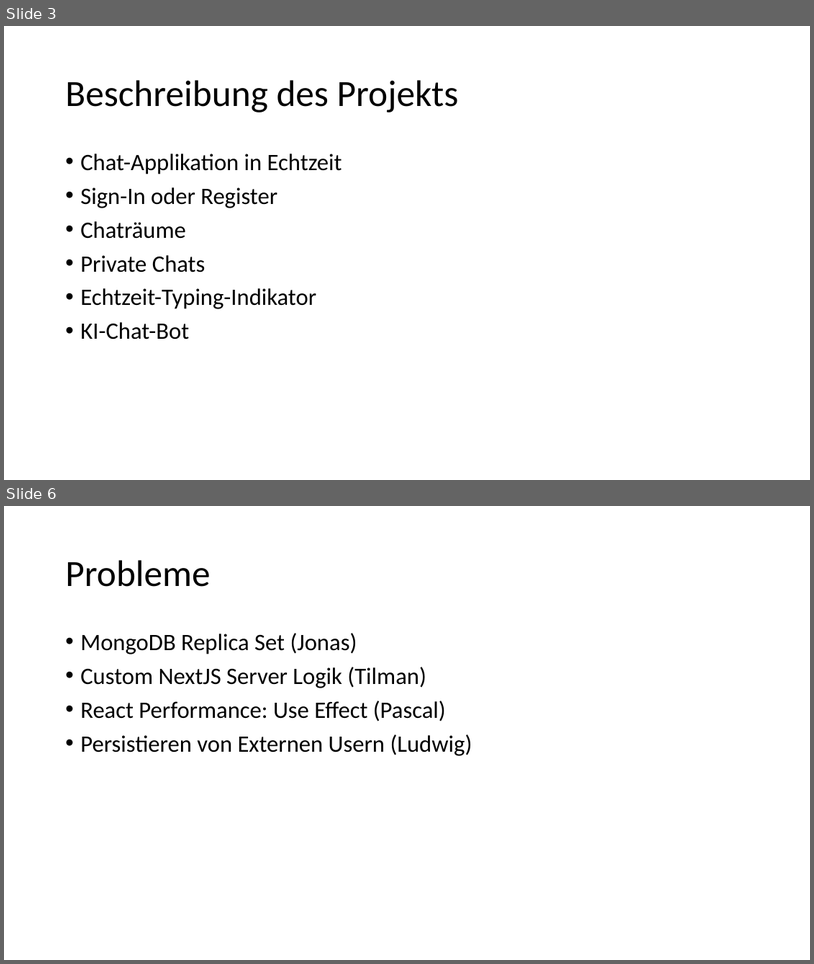
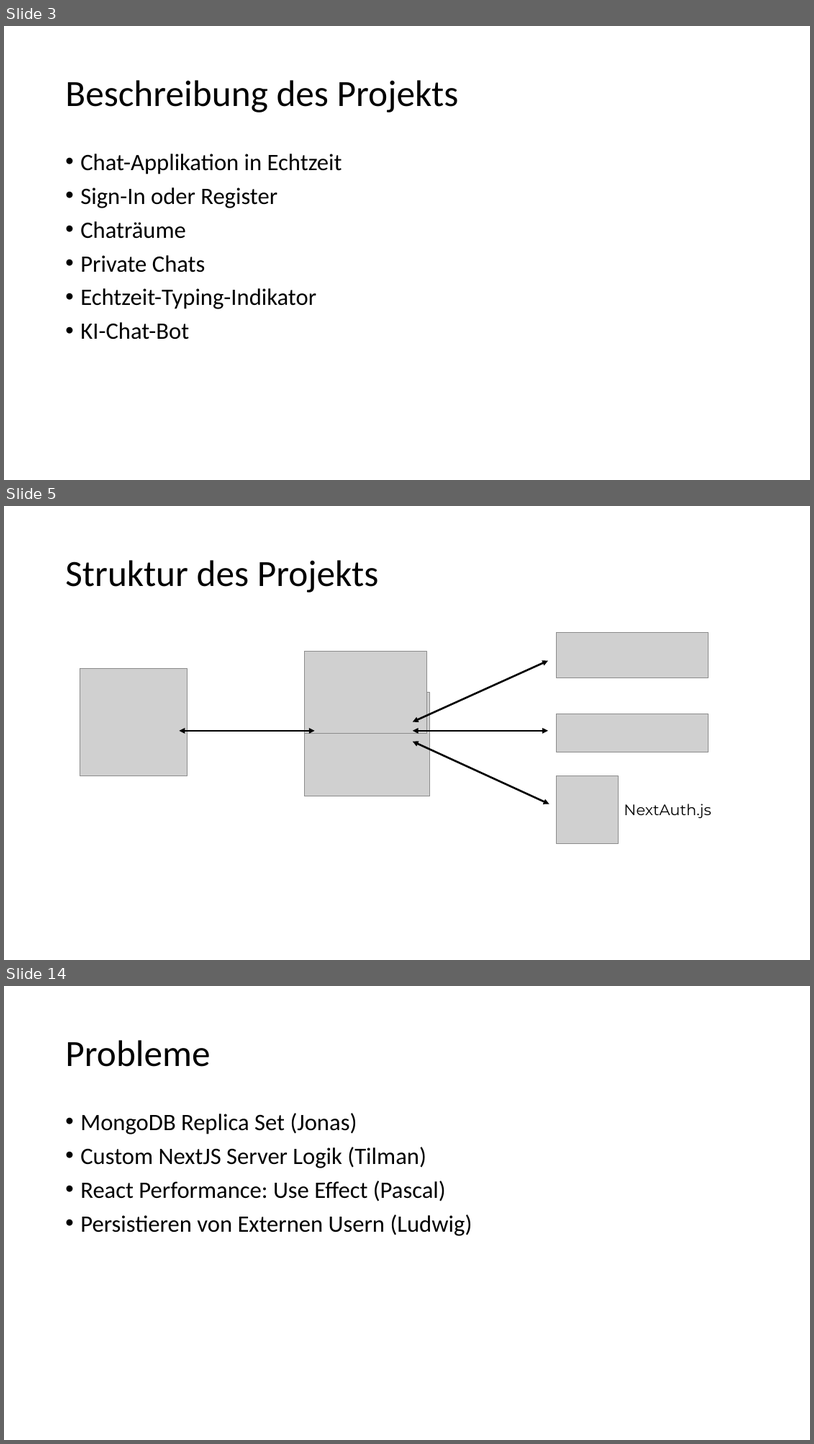
Before and after one commit to RocordJavaScript2023/realtime, a slide deck: presentation/realtime.pptx. Shown one above the other, each under a label of ours: slides 3 and 6 before the commit, slides 3, 5 and 14 after it; the slides between them are not shown. The pictures are 814x964 and 814x1444 pixels, drawn with LibreOffice and Linux fonts; fonts in the diff are those of the drawing; grey boxes stand for pictures. Boxes give left, top, right and bottom in pixels: in the first picture for what was removed or moved away, otherwise in the second. Text is boxed around its words. In the diff, an @@ line names an element or a change of style, - is before the commit and + after.

```diff
--- a/presentation/realtime.pptx
+++ b/presentation/realtime.pptx
@@ slide 5 added at [4, 506, 810, 960], background #FFFFFF @@
@@ title added at [65, 560, 379, 592], 44 pt, text #000000 @@
+Struktur des Projekts
@@ picture added at [557, 632, 708, 678] @@
@@ picture added at [305, 651, 427, 733] @@
@@ picture added at [80, 668, 188, 775] @@
@@ double arrow added from (413, 722) to (548, 661), #000000 2.25 pt @@
@@ picture added at [305, 692, 430, 796] @@
@@ picture added at [557, 714, 708, 752] @@
@@ double arrow added from (180, 731) to (315, 731), #000000 2.25 pt @@
@@ double arrow added from (413, 731) to (548, 731), #000000 2.25 pt @@
@@ double arrow added from (413, 741) to (550, 803), #000000 2.25 pt @@
@@ picture added at [557, 775, 619, 843] @@
@@ text added at [624, 803, 712, 818], 18 pt, text #000000 @@
+NextAuth.js
@@ what was slide 6 is now slide 14 @@
```
Also in this commit, not shown: 2 slides changed, 7 other slides added.
